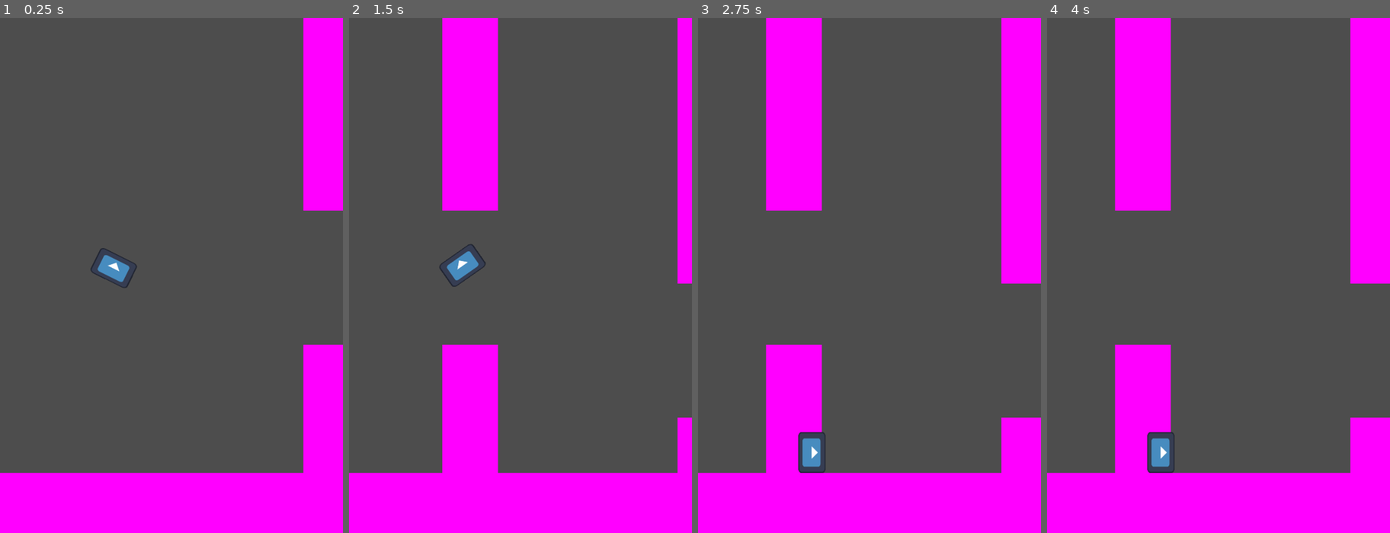
Above: before the commit, frames 1-4 (left to right).
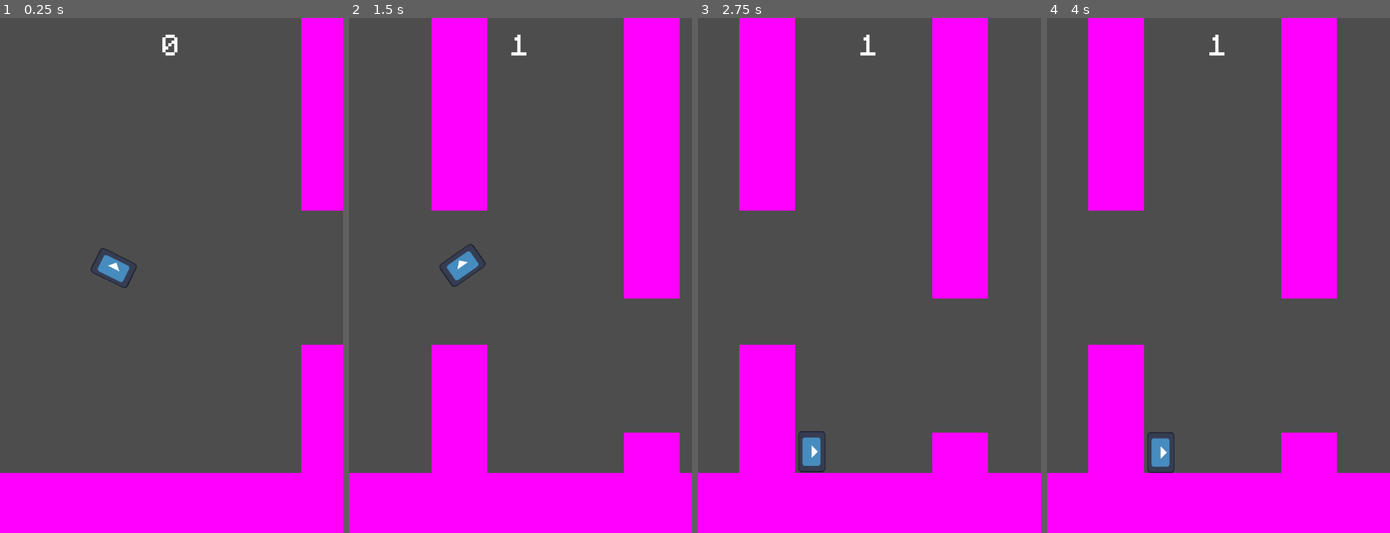
Above: after the commit, the same moments.

Repository: brubster/splashy-squid
Game: Godot game, scene res://scenes/main.tscn
Two runs of this game, one before a commit and one after it. Both use one fixed random seed, a clock stepped at 60 frames per second and the inputs below. The engine's default icon, where the game draws it, is replaced by a stand-in: a white triangle on a blue panel in a dark square.
Inputs:
- Up to frame 1 (0.25 s): no input
- Up to frame 2 (1.5 s): tap Space (flap) at 0.6, 0.77, 1.07, 1.35 s
- Up to frame 3 (2.75 s): tap Space (flap) at 1.52, 1.82, 2.1 s
- Up to frame 4 (4 s): tap Space (flap) at 2.85, 3.02, 3.32, 3.6, 3.77 s; tap Enter at 3.5 s

The runs differ from the first frame. In frame 1, 0.6% of the frame differs, in the area x 47-89%, y 0-89%; in frame 2, 16%; in frame 3, 27%, in the area x 12-100%, y 0-89%; in frame 4, 27%.

Commit message:
Tweak obstacle heights, add UI for score

Diff:
--- a/01_flappy/scenes/main.tscn
+++ b/01_flappy/scenes/main.tscn
@@ -1,16 +1,22 @@
-[gd_scene load_steps=4 format=3 uid="uid://dhatjxtb82aec"]
+[gd_scene load_steps=5 format=3 uid="uid://dhatjxtb82aec"]
 
 [ext_resource type="PackedScene" uid="uid://betyes6ja46u6" path="res://scenes/character.tscn" id="1_5dcx7"]
 [ext_resource type="Script" path="res://scripts/main.gd" id="1_u3cgo"]
 [ext_resource type="PackedScene" uid="uid://diethwnid64u8" path="res://scenes/ground.tscn" id="3_2f0bf"]
+[ext_resource type="PackedScene" uid="uid://bvrv4nj8smlnl" path="res://scenes/user_interface.tscn" id="4_xegph"]
 
 [node name="Main" type="Node"]
 script = ExtResource("1_u3cgo")
 
+[node name="Obstacles" type="Node2D" parent="."]
+unique_name_in_owner = true
+
 [node name="Character" parent="." instance=ExtResource("1_5dcx7")]
 unique_name_in_owner = true
-z_index = 1
 position = Vector2(212, 400)
 
 [node name="Ground" parent="." instance=ExtResource("3_2f0bf")]
 position = Vector2(320, 904)
+
+[node name="UserInterface" parent="." instance=ExtResource("4_xegph")]
+unique_name_in_owner = true
--- /dev/null
+++ b/01_flappy/scenes/user_interface.tscn
@@ -0,0 +1,34 @@
+[gd_scene load_steps=3 format=3 uid="uid://bvrv4nj8smlnl"]
+
+[ext_resource type="Script" path="res://scripts/user_interface.gd" id="1_222ik"]
+[ext_resource type="FontFile" uid="uid://cbisu3wechjp7" path="res://assets/font/monogram.ttf" id="2_sjxhc"]
+
+[node name="UserInterface" type="Control"]
+process_mode = 3
+layout_mode = 3
+anchors_preset = 15
+anchor_right = 1.0
+anchor_bottom = 1.0
+grow_horizontal = 2
+grow_vertical = 2
+script = ExtResource("1_222ik")
+
+[node name="MarginContainer" type="MarginContainer" parent="."]
+layout_mode = 1
+anchors_preset = 5
+anchor_left = 0.5
+anchor_right = 0.5
+offset_left = -21.5
+offset_right = 21.5
+offset_bottom = 68.0
+grow_horizontal = 2
+theme_override_constants/margin_left = 10
+theme_override_constants/margin_top = 10
+theme_override_constants/margin_right = 10
+theme_override_constants/margin_bottom = 10
+
+[node name="Score" type="Label" parent="MarginContainer"]
+unique_name_in_owner = true
+layout_mode = 2
+theme_override_fonts/font = ExtResource("2_sjxhc")
+theme_override_font_sizes/font_size = 90
--- a/01_flappy/scripts/character.gd
+++ b/01_flappy/scripts/character.gd
@@ -8,6 +8,10 @@
 var is_dead: bool = false
 
 
+func _ready() -> void:
+	set_physics_process(true)
+
+
 func _physics_process(delta: float) -> void:
 	# Add the gravity.
 	velocity.y += gravity * delta
@@ -15,6 +19,9 @@
 	if not is_dead:
 		handle_rotation()
 		handle_input()
+	elif is_on_floor():
+		# Prevent weird sliding after death animation
+		set_physics_process(false)
 
 	move_and_slide()
 
@@ -32,6 +39,8 @@
 
 
 func die() -> void:
+	velocity.y = flap_velocity  # final "flap", makes hit more impactful? TODO
+
 	var tree = get_tree()
 	tree.set_pause(true)
 
--- a/01_flappy/scripts/main.gd
+++ b/01_flappy/scripts/main.gd
@@ -12,34 +12,36 @@
 func _ready() -> void:
 	var obstacle = obstacle_res.instantiate()
 	obstacle.position.y = randf_range(440.0, 500.0)
-	obstacle.spawn_next.connect(_on_obstacle_spawn_next)
+	obstacle.increase_score.connect(%UserInterface._on_increase_score)
+	obstacle.spawn_next.connect(spawn_obstacle)
 	obstacle.body_entered.connect(%Character._on_obstacle_body_entered)
-	add_child(obstacle)
-
-
-func _on_obstacle_spawn_next() -> void:
-	spawn_obstacle()
+	%Obstacles.add_child(obstacle)
 
 
 func spawn_obstacle() -> void:
 	var height: float = randf_range(200.0, 648.0)
-	#print("height: " + str(height) + "   last_height: " + str(last_height) + "   diff: " + str(height - last_height))
 
 	# Make sure the difference isn't too big when going up
-	if (height - last_height) > 200.0:
-		height = last_height + 100.0
+	if (height - last_height) > 300.0:
+		#print("\nTOO HIGH")
+		height = last_height + 200.0
 
 	# Make sure the difference isn't too small either way
-	if (height - last_height) < 0.0:
-		height -= 60.0
-	else:
-		height += 60.0
+	var height_diff = height - last_height
+	#print(str(height_diff))
+	if height_diff < 0.0 and height_diff > -100.0:
+		#print("TOO CLOSE (BELOW)")
+		height = last_height - 300.0
+	elif height_diff >= 0.0 and height_diff < 100.0:
+		#print("TOO CLOSE (ABOVE)")
+		height = last_height + 200.0
 
 	height = clampf(height, 200.0, 648.0)
+	last_height = height
 
-	last_height = height
 	var obstacle: Area2D = obstacle_res.instantiate()
 	obstacle.position.y = height
-	obstacle.spawn_next.connect(_on_obstacle_spawn_next)
+	obstacle.increase_score.connect(%UserInterface._on_increase_score)
+	obstacle.spawn_next.connect(spawn_obstacle)
 	obstacle.body_entered.connect(%Character._on_obstacle_body_entered)
-	add_child(obstacle)
+	%Obstacles.add_child(obstacle)
--- a/01_flappy/scripts/obstacle.gd
+++ b/01_flappy/scripts/obstacle.gd
@@ -2,6 +2,11 @@
 
 
 signal spawn_next
+signal increase_score
+
+
+@export var seconds_to_travel_across_screen: float = 2.3    # lower means faster (harder)
+@export var position_to_spawn_next_obstacle: float = 340.0  # higher means spawned earlier (harder)
 
 
 var tween: Tween
@@ -10,9 +15,12 @@
 var end_pos: Vector2
 
 var spawned_next: bool
+var scored: bool
 
 
 func _ready() -> void:
+	scored = false
+
 	var height: float = position.y
 
 	start_pos = Vector2(696.0, height)
@@ -22,11 +30,15 @@
 	set_position(start_pos)
 
 	tween = get_tree().create_tween()
-	tween.tween_property(self, "position", end_pos, 2.4)
+	tween.tween_property(self, "position", end_pos, \
+			seconds_to_travel_across_screen)
 	tween.tween_callback(queue_free)
 
 
 func _process(_delta: float) -> void:
-	if not spawned_next and position.x <= 260.0:  # was 218.0
+	if not spawned_next and position.x <= position_to_spawn_next_obstacle:
 		spawn_next.emit()
 		spawned_next = true
+	if not scored and position.x <= 212.0:
+		increase_score.emit()
+		scored = true
--- /dev/null
+++ b/01_flappy/scripts/user_interface.gd
@@ -0,0 +1,18 @@
+extends Control
+
+
+var score: int
+
+
+func _ready() -> void:
+	score = 0
+	update_score_label()
+
+
+func _on_increase_score() -> void:
+	score += 1
+	update_score_label()
+
+
+func update_score_label() -> void:
+	%Score.set_text(str(score))
Binary file added: 01_flappy/assets/font/monogram.ttf
Not shown, added: 01_flappy/assets/font/monogram.ttf.import
